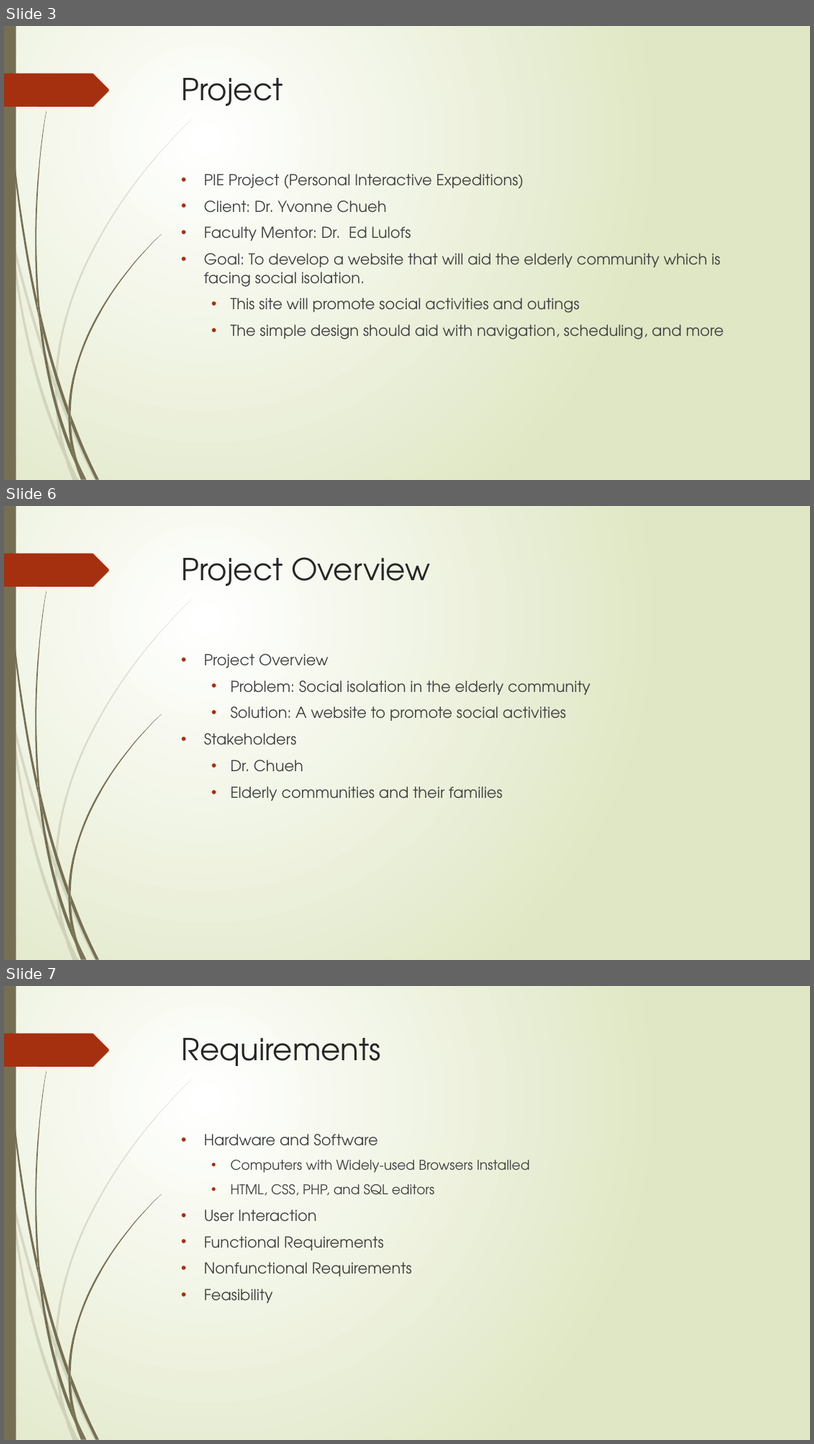
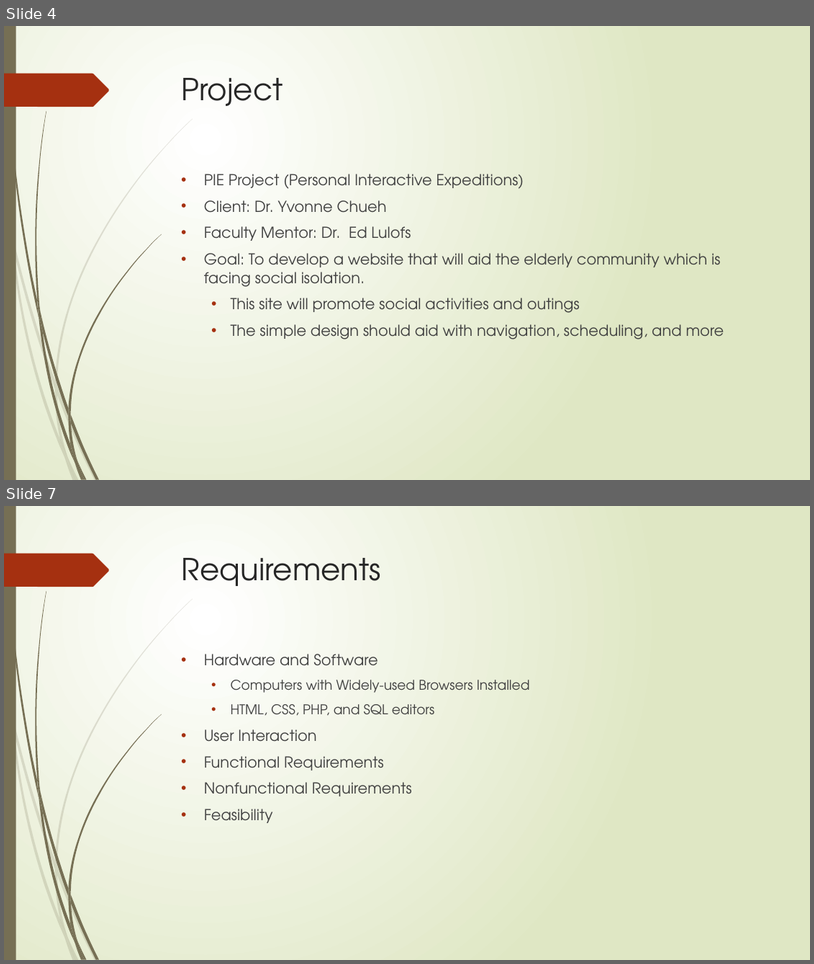
Before and after one commit to cs480GroupCAKE/PIEWebsite, a slide deck: Presentation/12.8.15 Presentation (Revised).pptx. Shown one above the other, each under a label of ours: slides 3, 6 and 7 before the commit, slides 4 and 7 after it; the slides between them are not shown. The pictures are 814x1444 and 814x964 pixels, drawn with LibreOffice and Linux fonts; fonts in the diff are those of the drawing. Boxes give left, top, right and bottom in pixels: in the first picture for what was removed or moved away, otherwise in the second. Text is boxed around its words. In the diff, an @@ line names an element or a change of style, - is before the commit and + after.

```diff
--- a/Presentation/12.8.15 Presentation (Revised).pptx
+++ b/Presentation/12.8.15 Presentation (Revised).pptx
@@ slide 6 removed at [4, 506, 810, 960], background gradient #FFFFFF to #DFE8C4; not listed: 24 template elements that a slide beside it also shows @@
@@ title removed at [182, 557, 430, 586] @@
-Project Overview
@@ text removed at [204, 654, 591, 800] @@
-• Project Overview
-  • Problem: Social isolation in the elderly community
-  • Solution: A website to promote social activities
-• Stakeholders
-  • Dr. Chueh
-  • Elderly communities and their families
@@ what was slide 3 is now slide 4 @@
```
Also in this commit, not shown: 2 slides changed, 4 slides added, 1 other file.
